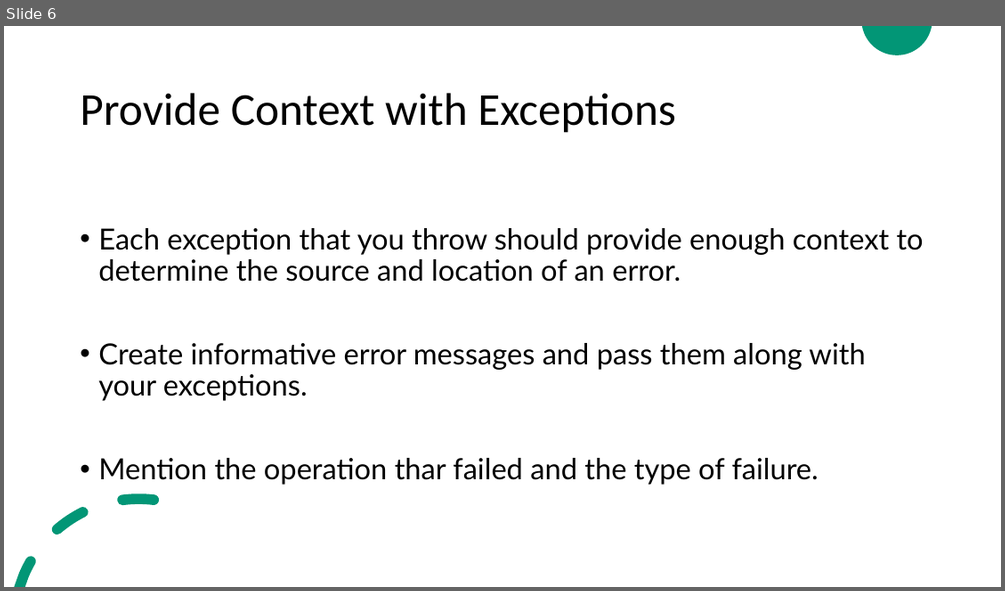
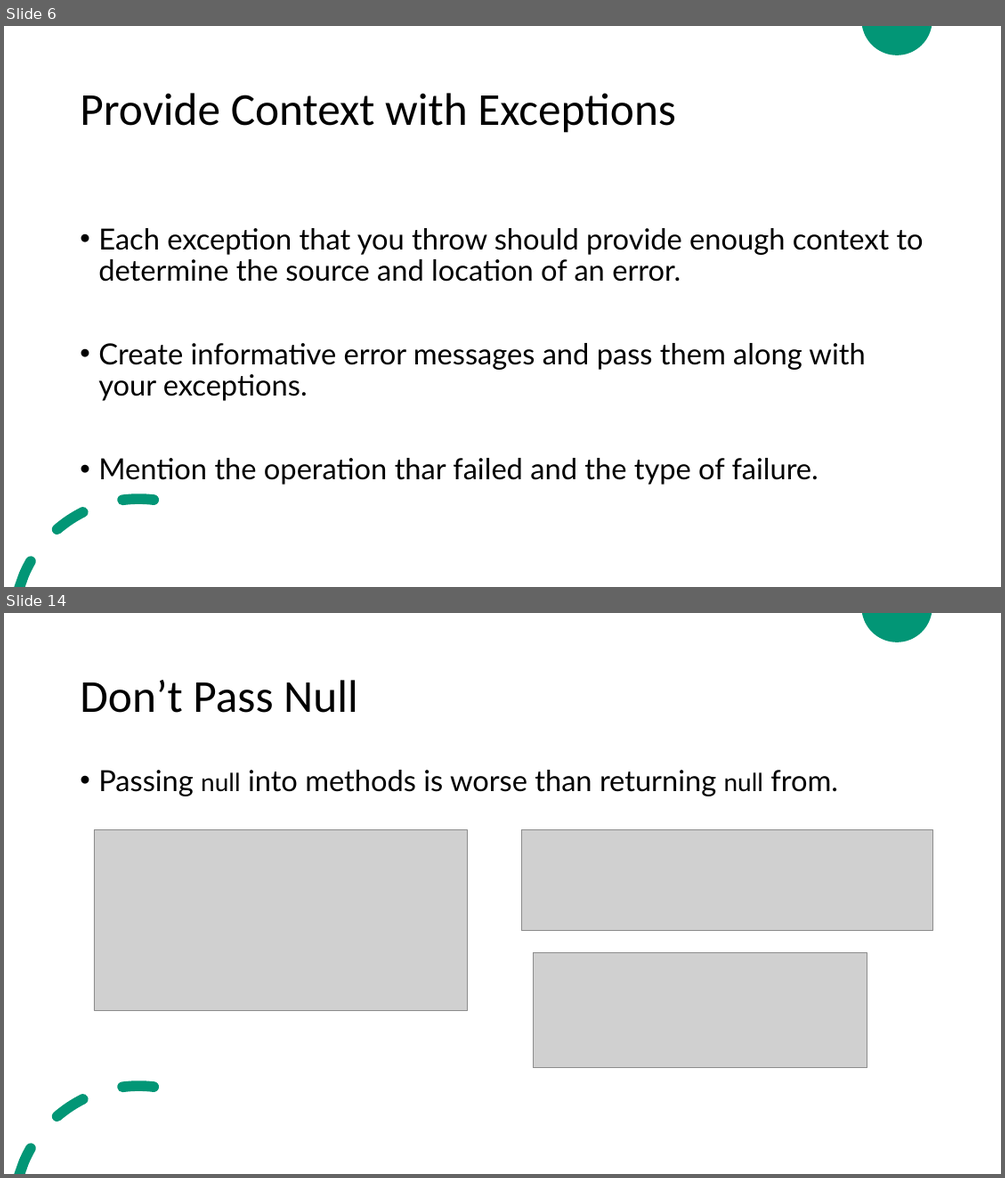
Before and after one commit to ZeinaZayed4/clean-code, a slide deck: Clean Code - Chapter 7.pptx. Shown one above the other, each under a label of ours: slide 6 before the commit, slides 6 and 14 after it; the slides between them are not shown. The pictures are 1005x591 and 1005x1178 pixels, drawn with LibreOffice and Linux fonts; fonts in the diff are those of the drawing; grey boxes stand for pictures. Boxes give left, top, right and bottom in pixels: in the first picture for what was removed or moved away, otherwise in the second. Text is boxed around its words. In the diff, an @@ line names an element or a change of style, - is before the commit and + after.

```diff
--- a/Clean Code - Chapter 7.pptx
+++ b/Clean Code - Chapter 7.pptx
@@ slide 14 added at (x1=4, y1=613, x2=1001, y2=1174), background #FFFFFF; not listed: 2 template elements that a slide beside it also shows @@
@@ title added at (x1=80, y1=680, x2=358, y2=713), 44 pt, text #000000 @@
+Don’t Pass Null
@@ text added at (x1=98, y1=770, x2=838, y2=796), 28 pt, text #000000 @@
+• Passing null into methods is worse than returning null from.
@@ picture added at (x1=94, y1=830, x2=468, y2=1010) @@
@@ picture added at (x1=521, y1=830, x2=933, y2=930) @@
@@ picture added at (x1=534, y1=952, x2=867, y2=1068) @@
```
Also in this commit, not shown: 8 other slides added.
